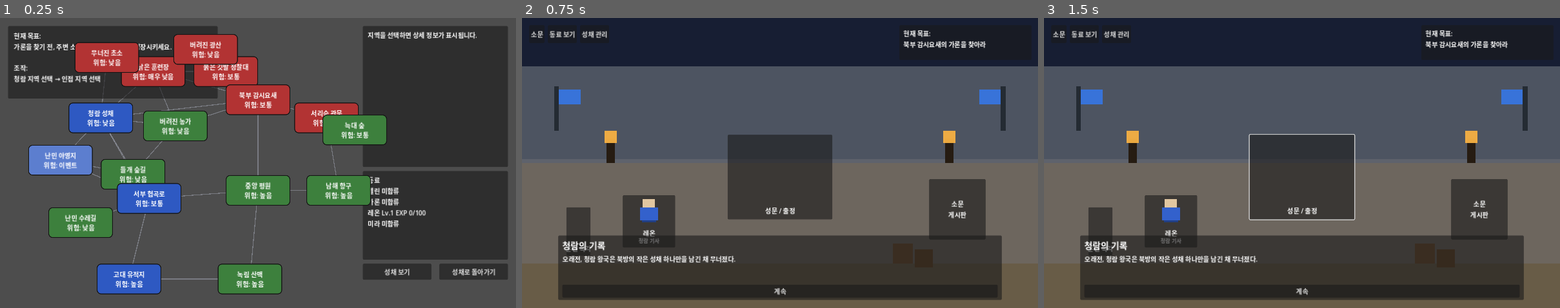
Above: before the commit, frames 1-3 (left to right).
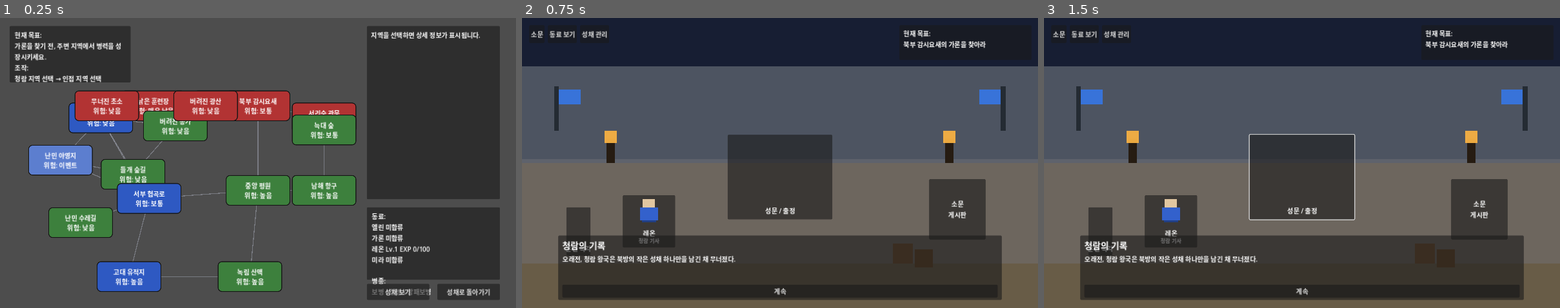
Above: after the commit, the same moments.

Repository: yogitobi31/season-of-warlords
Game: Godot game, scene res://scenes/WorldMap.tscn
The game is run twice, just before and just after one commit, with the same random seed, the same clock (stepped at 60 frames per second) and the same inputs. This scene is started directly instead of the project's main scene.
Inputs (mouse positions are in pixels of both pictures, inside the frame that each line leads up to):
- Up to frame 1 (0.25 s): no input
- Up to frame 2 (0.75 s): click "성채로 돌아가기" at 0.5 s
- Up to frame 3 (1.5 s): click (1302, 177) at 1.25 s

The runs differ from the first frame. In frame 1, 21% of the frame differs, in the area x 1-99%, y 2-98%; in frame 2, nothing differs; in frame 3, nothing differs.

Commit message:
Refine CastleHub and WorldMap UI layout zones

Diff:
--- a/scenes/CastleHub.tscn
+++ b/scenes/CastleHub.tscn
@@ -446,48 +446,41 @@
 color = Color(0, 0, 0, 0.4)
 
 [node name="PopupPanel" type="Panel" parent="UILayer/InfoPopupOverlay"]
-offset_left = 300.0
-offset_top = 150.0
-offset_right = 980.0
-offset_bottom = 570.0
-
-[node name="PopupMargin" type="MarginContainer" parent="UILayer/InfoPopupOverlay/PopupPanel"]
-layout_mode = 1
-anchors_preset = 15
-anchor_right = 1.0
-anchor_bottom = 1.0
-offset_left = 12.0
-offset_top = 12.0
-offset_right = -12.0
-offset_bottom = -12.0
-grow_horizontal = 2
-grow_vertical = 2
-
-[node name="PopupVBox" type="VBoxContainer" parent="UILayer/InfoPopupOverlay/PopupPanel/PopupMargin"]
-layout_mode = 2
-
-[node name="PopupTitleLabel" type="Label" parent="UILayer/InfoPopupOverlay/PopupPanel/PopupMargin/PopupVBox"]
-layout_mode = 2
+offset_left = 320.0
+offset_top = 110.0
+offset_right = 960.0
+offset_bottom = 610.0
+
+[node name="PopupTitleLabel" type="Label" parent="UILayer/InfoPopupOverlay/PopupPanel"]
+layout_mode = 0
+offset_left = 40.0
+offset_top = 20.0
+offset_right = 600.0
+offset_bottom = 64.0
 theme_override_font_sizes/font_size = 28
 text = "정보"
 
-[node name="PopupBodyScroll" type="ScrollContainer" parent="UILayer/InfoPopupOverlay/PopupPanel/PopupMargin/PopupVBox"]
-custom_minimum_size = Vector2(0, 170)
-layout_mode = 2
-size_flags_vertical = 3
-
-[node name="PopupBodyLabel" type="Label" parent="UILayer/InfoPopupOverlay/PopupPanel/PopupMargin/PopupVBox/PopupBodyScroll"]
+[node name="PopupBodyScroll" type="ScrollContainer" parent="UILayer/InfoPopupOverlay/PopupPanel"]
+layout_mode = 0
+offset_left = 40.0
+offset_top = 76.0
+offset_right = 600.0
+offset_bottom = 286.0
+
+[node name="PopupBodyLabel" type="Label" parent="UILayer/InfoPopupOverlay/PopupPanel/PopupBodyScroll"]
 layout_mode = 2
 size_flags_horizontal = 3
 autowrap_mode = 3
 text = "내용"
 
-[node name="UpgradeInfoPanel" type="Panel" parent="UILayer/InfoPopupOverlay/PopupPanel/PopupMargin/PopupVBox"]
-custom_minimum_size = Vector2(0, 92)
-layout_mode = 2
-size_flags_horizontal = 3
-
-[node name="UpgradeInfoMargin" type="MarginContainer" parent="UILayer/InfoPopupOverlay/PopupPanel/PopupMargin/PopupVBox/UpgradeInfoPanel"]
+[node name="UpgradeInfoPanel" type="Panel" parent="UILayer/InfoPopupOverlay/PopupPanel"]
+layout_mode = 0
+offset_left = 40.0
+offset_top = 300.0
+offset_right = 600.0
+offset_bottom = 380.0
+
+[node name="UpgradeInfoMargin" type="MarginContainer" parent="UILayer/InfoPopupOverlay/PopupPanel/UpgradeInfoPanel"]
 layout_mode = 1
 anchors_preset = 15
 anchor_right = 1.0
@@ -499,24 +492,29 @@
 grow_horizontal = 2
 grow_vertical = 2
 
-[node name="UpgradeInfoLabel" type="Label" parent="UILayer/InfoPopupOverlay/PopupPanel/PopupMargin/PopupVBox/UpgradeInfoPanel/UpgradeInfoMargin"]
-custom_minimum_size = Vector2(520, 74)
+[node name="UpgradeInfoLabel" type="Label" parent="UILayer/InfoPopupOverlay/PopupPanel/UpgradeInfoPanel/UpgradeInfoMargin"]
+custom_minimum_size = Vector2(520, 64)
 layout_mode = 2
 size_flags_horizontal = 3
 autowrap_mode = 3
 text = "강화 버튼에 마우스를 올리면 비용과 효과가 표시됩니다."
 
-[node name="PopupActionsHBox" type="HBoxContainer" parent="UILayer/InfoPopupOverlay/PopupPanel/PopupMargin/PopupVBox"]
-custom_minimum_size = Vector2(0, 44)
-layout_mode = 2
-size_flags_vertical = 0
+[node name="PopupActionsHBox" type="HBoxContainer" parent="UILayer/InfoPopupOverlay/PopupPanel"]
+layout_mode = 0
+offset_left = 40.0
+offset_top = 392.0
+offset_right = 600.0
+offset_bottom = 434.0
 alignment = 1
-theme_override_constants/separation = 8
-
-[node name="PopupCloseButton" type="Button" parent="UILayer/InfoPopupOverlay/PopupPanel/PopupMargin/PopupVBox"]
+theme_override_constants/separation = 20
+
+[node name="PopupCloseButton" type="Button" parent="UILayer/InfoPopupOverlay/PopupPanel"]
 custom_minimum_size = Vector2(180, 38)
-layout_mode = 2
-size_flags_horizontal = 4
+layout_mode = 0
+offset_left = 230.0
+offset_top = 444.0
+offset_right = 410.0
+offset_bottom = 482.0
 text = "닫기"
 
 [node name="RumorOverlay" type="Control" parent="UILayer"]
--- a/scripts/CastleHub.gd
+++ b/scripts/CastleHub.gd
@@ -24,12 +24,12 @@
 @onready var manage_button: Button = $UILayer/TopMenu/ManageButton
 
 @onready var info_popup_overlay: Control = $UILayer/InfoPopupOverlay
-@onready var popup_title_label: Label = $UILayer/InfoPopupOverlay/PopupPanel/PopupMargin/PopupVBox/PopupTitleLabel
-@onready var popup_body_label: Label = $UILayer/InfoPopupOverlay/PopupPanel/PopupMargin/PopupVBox/PopupBodyScroll/PopupBodyLabel
-@onready var popup_actions_container: HBoxContainer = $UILayer/InfoPopupOverlay/PopupPanel/PopupMargin/PopupVBox/PopupActionsHBox
-@onready var popup_close_button: Button = $UILayer/InfoPopupOverlay/PopupPanel/PopupMargin/PopupVBox/PopupCloseButton
-@onready var upgrade_info_panel: Panel = $UILayer/InfoPopupOverlay/PopupPanel/PopupMargin/PopupVBox/UpgradeInfoPanel
-@onready var upgrade_info_label: Label = $UILayer/InfoPopupOverlay/PopupPanel/PopupMargin/PopupVBox/UpgradeInfoPanel/UpgradeInfoMargin/UpgradeInfoLabel
+@onready var popup_title_label: Label = $UILayer/InfoPopupOverlay/PopupPanel/PopupTitleLabel
+@onready var popup_body_label: Label = $UILayer/InfoPopupOverlay/PopupPanel/PopupBodyScroll/PopupBodyLabel
+@onready var popup_actions_container: HBoxContainer = $UILayer/InfoPopupOverlay/PopupPanel/PopupActionsHBox
+@onready var popup_close_button: Button = $UILayer/InfoPopupOverlay/PopupPanel/PopupCloseButton
+@onready var upgrade_info_panel: Panel = $UILayer/InfoPopupOverlay/PopupPanel/UpgradeInfoPanel
+@onready var upgrade_info_label: Label = $UILayer/InfoPopupOverlay/PopupPanel/UpgradeInfoPanel/UpgradeInfoMargin/UpgradeInfoLabel
 
 @onready var rumor_overlay: Control = $UILayer/RumorOverlay
 @onready var rumor_title_label: Label = $UILayer/RumorOverlay/RumorPanel/RumorMargin/RumorVBox/RumorTitleLabel
@@ -83,8 +83,8 @@
 func setup_manage_buttons() -> void:
 	upgrade_barracks_button = Button.new()
 	upgrade_barracks_button.text = "병영 강화"
-	upgrade_barracks_button.custom_minimum_size = Vector2(140, 40)
-	upgrade_barracks_button.size_flags_horizontal = Control.SIZE_SHRINK_CENTER
+	upgrade_barracks_button.custom_minimum_size = Vector2(160, 38)
+	upgrade_barracks_button.size_flags_horizontal = Control.SIZE_SHRINK_BEGIN
 	upgrade_barracks_button.size_flags_vertical = Control.SIZE_SHRINK_CENTER
 	upgrade_barracks_button.pressed.connect(_on_upgrade_barracks_pressed)
 	upgrade_barracks_button.mouse_entered.connect(_on_upgrade_barracks_mouse_entered)
@@ -93,8 +93,8 @@
 
 	upgrade_training_button = Button.new()
 	upgrade_training_button.text = "훈련장 강화"
-	upgrade_training_button.custom_minimum_size = Vector2(140, 40)
-	upgrade_training_button.size_flags_horizontal = Control.SIZE_SHRINK_CENTER
+	upgrade_training_button.custom_minimum_size = Vector2(160, 38)
+	upgrade_training_button.size_flags_horizontal = Control.SIZE_SHRINK_BEGIN
 	upgrade_training_button.size_flags_vertical = Control.SIZE_SHRINK_CENTER
 	upgrade_training_button.pressed.connect(_on_upgrade_training_pressed)
 	upgrade_training_button.mouse_entered.connect(_on_upgrade_training_mouse_entered)
@@ -103,8 +103,8 @@
 
 	upgrade_lodging_button = Button.new()
 	upgrade_lodging_button.text = "숙소 강화"
-	upgrade_lodging_button.custom_minimum_size = Vector2(140, 40)
-	upgrade_lodging_button.size_flags_horizontal = Control.SIZE_SHRINK_CENTER
+	upgrade_lodging_button.custom_minimum_size = Vector2(160, 38)
+	upgrade_lodging_button.size_flags_horizontal = Control.SIZE_SHRINK_BEGIN
 	upgrade_lodging_button.size_flags_vertical = Control.SIZE_SHRINK_CENTER
 	upgrade_lodging_button.pressed.connect(_on_upgrade_lodging_pressed)
 	upgrade_lodging_button.mouse_entered.connect(_on_upgrade_lodging_mouse_entered)
@@ -294,8 +294,9 @@
 	lines.append("- 훈련장: 일반 병사 공격력 증가")
 	lines.append("- 숙소: 부대 사기 보너스 증가")
 	lines.append("")
-	lines.append("안내")
-	lines.append("- 아래 강화 버튼에 마우스를 올리면 비용과 효과가 표시됩니다.")
+	lines.append("추천")
+	lines.append("- 부족한 자원은 주변 소규모 지역에서 확보하세요.")
+	lines.append("- 강화 전, 아래 버튼에 마우스를 올려 비용과 효과를 확인하세요.")
 	return "\n".join(lines)
 
 func refresh_upgrade_button_tooltips() -> void:
--- a/scripts/WorldMap.gd
+++ b/scripts/WorldMap.gd
@@ -1,4 +1,14 @@
 extends Node2D
+
+const OBJECTIVE_PANEL_POS: Vector2 = Vector2(24, 20)
+const OBJECTIVE_PANEL_SIZE: Vector2 = Vector2(300, 140)
+const DETAIL_PANEL_POS: Vector2 = Vector2(910, 20)
+const DETAIL_PANEL_SIZE: Vector2 = Vector2(330, 430)
+const COMPANION_PANEL_POS: Vector2 = Vector2(910, 470)
+const COMPANION_PANEL_SIZE: Vector2 = Vector2(330, 180)
+const MAP_AREA_POS: Vector2 = Vector2(24, 180)
+const MAP_AREA_SIZE: Vector2 = Vector2(860, 500)
+const REGION_SIZE: Vector2 = Vector2(160, 76)
 
 var region_nodes: Dictionary = {}
 var info_label: Label
@@ -32,64 +42,67 @@
 
 func create_ui() -> void:
 	var objective_panel: Panel = Panel.new()
-	objective_panel.position = Vector2(20, 20)
-	objective_panel.size = Vector2(520, 180)
+	objective_panel.position = OBJECTIVE_PANEL_POS
+	objective_panel.size = OBJECTIVE_PANEL_SIZE
 	add_child(objective_panel)
 
 	info_label = Label.new()
-	info_label.position = Vector2(14, 12)
-	info_label.size = Vector2(492, 156)
+	info_label.position = Vector2(12, 10)
+	info_label.size = Vector2(276, 120)
 	info_label.autowrap_mode = TextServer.AUTOWRAP_WORD_SMART
-	info_label.text = "출정 지도 준비 중..."
 	objective_panel.add_child(info_label)
 
 	var region_panel: Panel = Panel.new()
-	region_panel.position = Vector2(900, 20)
-	region_panel.size = Vector2(360, 350)
+	region_panel.position = DETAIL_PANEL_POS
+	region_panel.size = DETAIL_PANEL_SIZE
 	add_child(region_panel)
 
+	var region_scroll: ScrollContainer = ScrollContainer.new()
+	region_scroll.position = Vector2(10, 10)
+	region_scroll.size = Vector2(310, 410)
+	region_panel.add_child(region_scroll)
+
 	region_detail_label = Label.new()
-	region_detail_label.position = Vector2(12, 10)
-	region_detail_label.size = Vector2(336, 328)
+	region_detail_label.custom_minimum_size = Vector2(296, 396)
+	region_detail_label.size_flags_horizontal = Control.SIZE_EXPAND_FILL
 	region_detail_label.autowrap_mode = TextServer.AUTOWRAP_WORD_SMART
 	region_detail_label.text = "지역을 선택하면 상세 정보가 표시됩니다."
-	region_panel.add_child(region_detail_label)
+	region_scroll.add_child(region_detail_label)
 
 	var status_panel: Panel = Panel.new()
-	status_panel.position = Vector2(900, 380)
-	status_panel.size = Vector2(360, 220)
+	status_panel.position = COMPANION_PANEL_POS
+	status_panel.size = COMPANION_PANEL_SIZE
 	add_child(status_panel)
 
 	companions_label = Label.new()
 	companions_label.position = Vector2(12, 10)
-	companions_label.size = Vector2(336, 198)
+	companions_label.size = Vector2(306, 160)
 	companions_label.autowrap_mode = TextServer.AUTOWRAP_WORD_SMART
-	companions_label.text = "동료 정보를 불러오는 중..."
 	status_panel.add_child(companions_label)
 
 	fortress_button = Button.new()
 	fortress_button.text = "성채 보기"
-	fortress_button.position = Vector2(900, 610)
-	fortress_button.size = Vector2(170, 40)
+	fortress_button.position = Vector2(910, 660)
+	fortress_button.size = Vector2(155, 40)
 	fortress_button.pressed.connect(_on_fortress_button_pressed)
 	add_child(fortress_button)
 
 	return_button = Button.new()
 	return_button.text = "성채로 돌아가기"
-	return_button.position = Vector2(1090, 610)
-	return_button.size = Vector2(170, 40)
+	return_button.position = Vector2(1085, 660)
+	return_button.size = Vector2(155, 40)
 	return_button.pressed.connect(_on_return_button_pressed)
 	add_child(return_button)
 
 	fortress_panel = Panel.new()
-	fortress_panel.position = Vector2(900, 660)
-	fortress_panel.size = Vector2(360, 56)
+	fortress_panel.position = Vector2(24, 20)
+	fortress_panel.size = Vector2(860, 140)
 	fortress_panel.visible = false
 	add_child(fortress_panel)
 
 	fortress_label = Label.new()
 	fortress_label.position = Vector2(10, 8)
-	fortress_label.size = Vector2(340, 40)
+	fortress_label.size = Vector2(840, 124)
 	fortress_label.autowrap_mode = TextServer.AUTOWRAP_WORD_SMART
 	fortress_panel.add_child(fortress_label)
 
@@ -135,7 +148,7 @@
 	for region_id in GameState.regions.keys():
 		var data: Dictionary = GameState.regions[region_id]
 		var node: RegionNode = RegionNode.new()
-		node.position = data["pos"]
+		node.position = _get_region_position(data)
 		node.setup(region_id, data["name"], GameState.get_region_owner(region_id), data["adjacent"])
 		node.set_region_meta(str(data.get("danger", "보통")), false)
 		node.region_clicked.connect(_on_region_clicked)
@@ -160,7 +173,7 @@
 		node.set_attackable(_is_attackable_from_selection(region_id))
 
 func refresh_companions_panel() -> void:
-	var lines: Array[String] = ["동료"]
+	var lines: Array[String] = ["동료:"]
 	for companion_variant: Variant in GameState.get_companions_list():
 		var companion: Dictionary = companion_variant
 		if companion.get("joined", false):
@@ -171,6 +184,9 @@
 			])
 		else:
 			lines.append("%s 미합류" % companion.get("name", "?"))
+	lines.append("")
+	lines.append("병종:")
+	lines.append("보병 / 창병 / 방패보병")
 	companions_label.text = "\n".join(lines)
 
 func refresh_fortress_panel() -> void:
@@ -202,7 +218,6 @@
 			lines.append("")
 	lines.append("현재 목표:")
 	lines.append(_get_current_goal_text())
-	lines.append("")
 	lines.append("조작:")
 	lines.append("청람 지역 선택 → 인접 지역 선택")
 	info_label.text = "\n".join(lines)
@@ -368,7 +383,7 @@
 
 func _get_current_goal_text() -> String:
 	if not GameState.has_companion_joined("garon"):
-		return "가론을 찾기 전, 주변 소규모 지역에서 병력을 성장시키세요."
+		return "가론을 찾기 전, 주변 지역에서 병력을 성장시키세요."
 	if not GameState.has_companion_joined("elin"):
 		return "서리숲 관문의 숲의 사수를 찾아 전력을 보강하세요."
 	if not GameState.has_companion_joined("mira"):
@@ -386,7 +401,7 @@
 	lines.append("위험도: %s" % str(region_data.get("danger", "보통")))
 	lines.append("권장 준비: %s" % str(region_data.get("recommended", "기본 병력")))
 	lines.append("전투 유형: %s" % str(region_data.get("encounter_type", "미상")))
-	lines.append("예상 적 병종: %s" % enemy_preview)
+	lines.append("예상 적: %s" % enemy_preview)
 	lines.append("획득 보상: %s" % reward_text)
 	lines.append("보상 성격: %s" % str(region_data.get("economy_role", "일반")))
 	lines.append("활용 팁: %s" % str(region_data.get("suggested_use", "전력을 점검하고 출정하세요.")))
@@ -402,7 +417,7 @@
 	for region_id_variant: Variant in GameState.regions.keys():
 		var region_id: String = str(region_id_variant)
 		var region_data: Dictionary = GameState.regions.get(region_id, {})
-		var from_pos: Vector2 = region_data.get("pos", Vector2.ZERO) + Vector2(80, 38)
+		var from_pos: Vector2 = _get_region_position(region_data) + (REGION_SIZE * 0.5)
 		for adjacent_variant: Variant in region_data.get("adjacent", []):
 			var adjacent_id: String = str(adjacent_variant)
 			var edge_a: String = "%s-%s" % [region_id, adjacent_id]
@@ -412,7 +427,7 @@
 			var adjacent_data: Dictionary = GameState.regions.get(adjacent_id, {})
 			if adjacent_data.is_empty():
 				continue
-			var to_pos: Vector2 = adjacent_data.get("pos", Vector2.ZERO) + Vector2(80, 38)
+			var to_pos: Vector2 = _get_region_position(adjacent_data) + (REGION_SIZE * 0.5)
 			var route_line: Line2D = Line2D.new()
 			route_line.default_color = Color(0.8, 0.82, 0.9, 0.35)
 			route_line.width = 2.0
@@ -420,6 +435,17 @@
 			route_line.add_point(to_pos)
 			line_layer.add_child(route_line)
 			drawn_edges[edge_a] = true
+
+
+func _get_region_position(region_data: Dictionary) -> Vector2:
+	var original_pos: Vector2 = region_data.get("pos", MAP_AREA_POS)
+	var min_x: float = MAP_AREA_POS.x
+	var min_y: float = MAP_AREA_POS.y
+	var max_x: float = MAP_AREA_POS.x + MAP_AREA_SIZE.x - REGION_SIZE.x
+	var max_y: float = MAP_AREA_POS.y + MAP_AREA_SIZE.y - REGION_SIZE.y
+	var clamped_x: float = clampf(original_pos.x, min_x, max_x)
+	var clamped_y: float = clampf(original_pos.y, min_y, max_y)
+	return Vector2(clamped_x, clamped_y)
 
 func _format_expected_enemy_classes(region_data: Dictionary) -> String:
 	var names: Array[String] = []
